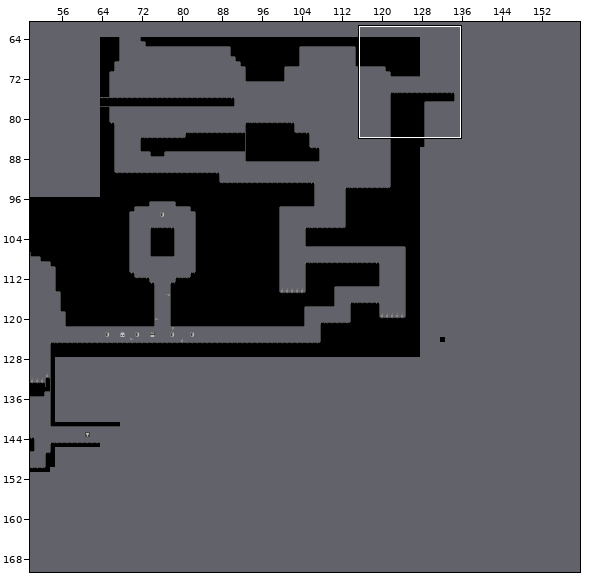
An edit to a level. Tiled map (JSON), maps/map.json. Above: a wide view before the commit, with the close-up outlined.
Close-up. Earlier state:
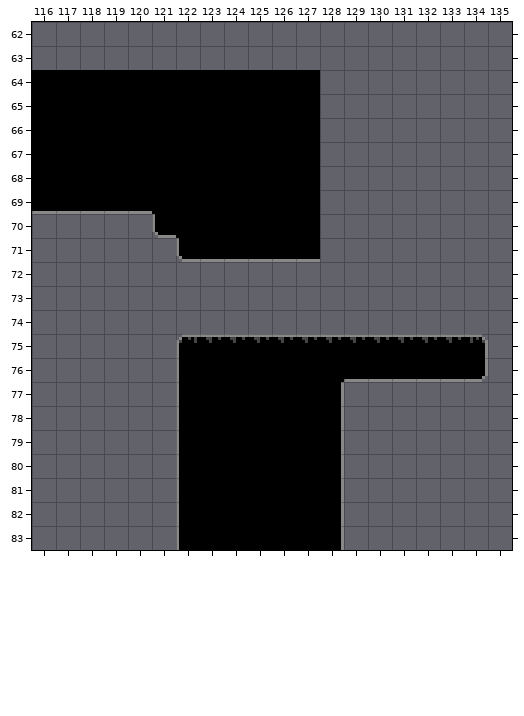
Cells are 8x8 px. Shown: x 116..135, y 62..83. The commit also changed other parts of the map, which this record leaves out.
And afterwards:
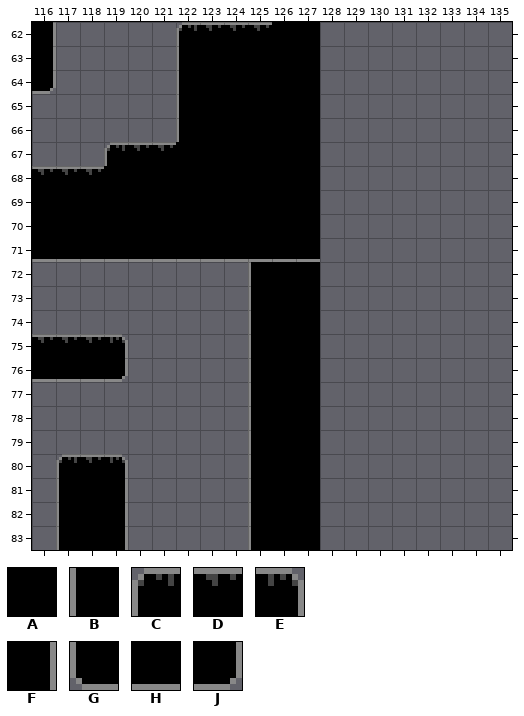
Key: from "tileset": A 0, B 1, C 2, D 3, E 4, F 9, G 10, H 11, J 12.
_ is an empty cell.
Changes in this commit:
Layer "main":
Tile D gives way to tile A in row 75 at x 126 to 127.
Tile G gives way to tile A in row 70 at x 121.
Tile H gives way to tile A in row 69 at x 116 to 120.
The edit adds tile A in row 62 at x 126 to 127; in row 63 at x 123 to 127; in row 70 at x 116 to 120; in rows 72 to 74 at x 126 to 127; in rows 81 to 83 at x 118.
Tile A gives way to tile B in rows 64 to 66 at x 122; in rows 76 to 83 at x 125.
Tile D gives way to tile B in row 75 at x 125.
The edit adds tile B in row 63 at x 122; in rows 72 to 74 at x 125; in rows 81 to 83 at x 117.
Tile A gives way to tile C in row 67 at x 119.
The edit adds tile C in row 62 at x 122; in row 80 at x 117.
Tile A gives way to tile D in row 67 at x 120 to 121; in row 68 at x 116 to 118.
The edit adds tile D in row 62 at x 123 to 125; in row 75 at x 116 to 118; in row 80 at x 118.
The edit adds tile E in row 75 at x 119; in row 80 at x 119.
The edit adds tile F in rows 62 to 63 at x 116; in rows 81 to 83 at x 119.
Tile G gives way to tile H in row 71 at x 122.
The edit adds tile H in row 71 at x 116 to 121; in row 76 at x 116 to 118.
Tile A gives way to tile J in row 64 at x 116.
The edit adds tile J in row 76 at x 119.
The edit erases tile A in row 64 at x 117 to 121; in rows 65 to 66 at x 116 to 121; in row 67 at x 116 to 118; in row 76 at x 123 to 124 and 128; in rows 77 to 83 at x 123 to 124.
The edit erases tile B in rows 76 to 83 at x 122.
The edit erases tile C in row 75 at x 122.
The edit erases tile D in row 75 at x 123 to 124 and 128 to 133.
The edit erases tile E in row 75 at x 134.
The edit erases tile F in rows 77 to 83 at x 128.
The edit erases tile H in row 76 at x 129 to 133.
The edit erases tile J in row 76 at x 134.
Changed places in both close-ups, as pixel boxes (x1, y1, x2, y2):
changed: (32, 22, 320, 262)
changed: (176, 262, 488, 550)
added: (32, 334, 128, 382)
added: (56, 454, 128, 550)
